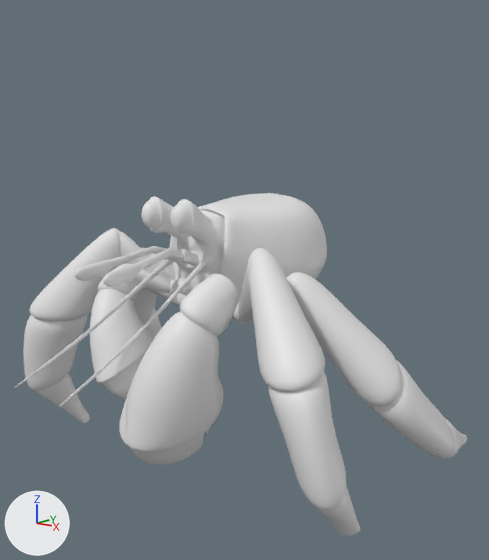
What one commit did to the Blender file GoingPostal.blend.
Both versions are drawn from a camera (50 mm lens) standing at (4.9, -4.47, 3.68) and looking at (-0.17, 1.61, 1.95). Arrows for +X, +Y and +Z are at lower left; the lights stay in place.

The older version as bpy lines, for what is in view:
```python
me_cube = bpy.data.meshes.new('Cube')
me_cube.from_pydata(...)  # 563 vertices, 496 faces; spans x 0.0..1.18, y -1.94..1.92, z 0.0..2.3
me_cube.materials.append(mat_material)  # white #e7e7e7
me_hermit_crab = bpy.data.meshes.new('hermit_crab')
me_hermit_crab.from_pydata(...)  # 670 vertices, 640 faces; spans x 0.0..2.38, y -1.48..2.88, z -0.34..2.63
me_hermit_crab.polygons.foreach_set('use_smooth', [True] * 640)
me_hermit_crab_001 = bpy.data.meshes.new('hermit_crab.001')
me_hermit_crab_001.from_pydata(...)  # 284 vertices, 260 faces; spans x -0.81..0.99, y -0.85..0.47, z 0.08..2.03
me_hermit_crab_001.polygons.foreach_set('use_smooth', [True] * 260)
ob_hermit_claws = bpy.data.objects.new('hermit_claws', me_hermit_crab_001)
ob_hermit_claws.location = (0.0, 0.0, 0.38)
ob_hermit_claws.rotation_euler = (-0.0452, 0.0, 0.0)  # degrees (-2.6, 0, 0)
ob_hermit_claws.scale = (1.02, 1.02, 1.02)
_m = ob_hermit_claws.modifiers.new('Subdivision', 'SUBSURF')
ob_hermit_main = bpy.data.objects.new('hermit_main', me_hermit_crab)
ob_hermit_main.location = (0.0, 0.0, 0.38)
ob_hermit_main.rotation_euler = (-0.0452, 0.0, 0.0)  # degrees (-2.6, 0, 0)
ob_hermit_main.scale = (1.02, 1.02, 1.02)
_m = ob_hermit_main.modifiers.new('Mirror', 'MIRROR')
_m = ob_hermit_main.modifiers.new('Subdivision', 'SUBSURF')
ob_postal_truck = bpy.data.objects.new('postal_truck', me_cube)
ob_postal_truck.location = (0.0, 3.78, 2.32)
ob_postal_truck.rotation_euler = (-0.661, 0.0, 3.142)  # degrees (-38, 0, 180)
ob_postal_truck.scale = (1.08, 1.08, 1.08)
_m = ob_postal_truck.modifiers.new('Mirror', 'MIRROR')
_m.use_clip = True
_m = ob_postal_truck.modifiers.new('Subdivision', 'SUBSURF')
ob_postal_truck.hide_set(True)
```
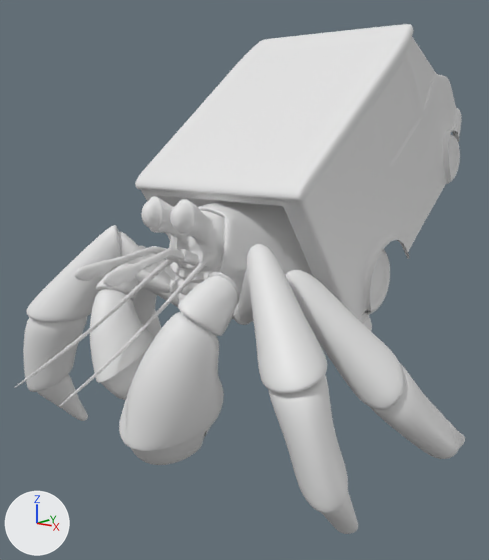
What differs and where, as boxes (x1, y1, x2, y2) in the pictures (489 x 560 px):
'postal_truck', shown: after (135, 24, 462, 331)
'hermit_main', reshaped: before (14, 193, 467, 536); after (14, 196, 465, 534)
part 1 of me_hermit_crab, built on: before (29, 228, 467, 536); after (27, 225, 465, 534)
part 2 of me_hermit_crab, built on: before (29, 306, 325, 391); after (26, 306, 327, 393)

What the commit changed:
me_hermit_crab is used by ob_hermit_main; location (0.0, 0.0, 0.38); rotation (-0.0452, 0.0, 0.0), in degrees (-2.6, 0, 0); scale (1.02, 1.02, 1.02).
me_hermit_crab had 670 vertices, 640 faces and spanned x 0.0..2.38, y -1.48..2.88, z -0.34..2.63.
me_hermit_crab now has 839 vertices, 807 faces and spans x 0.0..2.38, y -1.48..2.85, z -0.33..2.63.
Part 1, on me_hermit_crab:
37 vertices are removed from x 0.0..2.12, y 0.43..2.88, z -0.34..1.9.
166 faces are deleted.
5 vertices move from x 0.01..0.33, y 0.43..0.61, z 1.48..1.8 to x 0.01..0.35, y 0.39..0.61, z 1.48..1.81.
198 vertices are added at x 0.0..2.34, y -0.14..2.85, z -0.33..2.24.
325 new faces join them.
Part 2, on me_hermit_crab:
8 faces are deleted.
8 vertices are added at x 1.35..1.96, y -0.31..0.31, z 1.14..1.3.
16 new faces join them.
Object 'postal_truck' (ob_postal_truck) is now shown.
